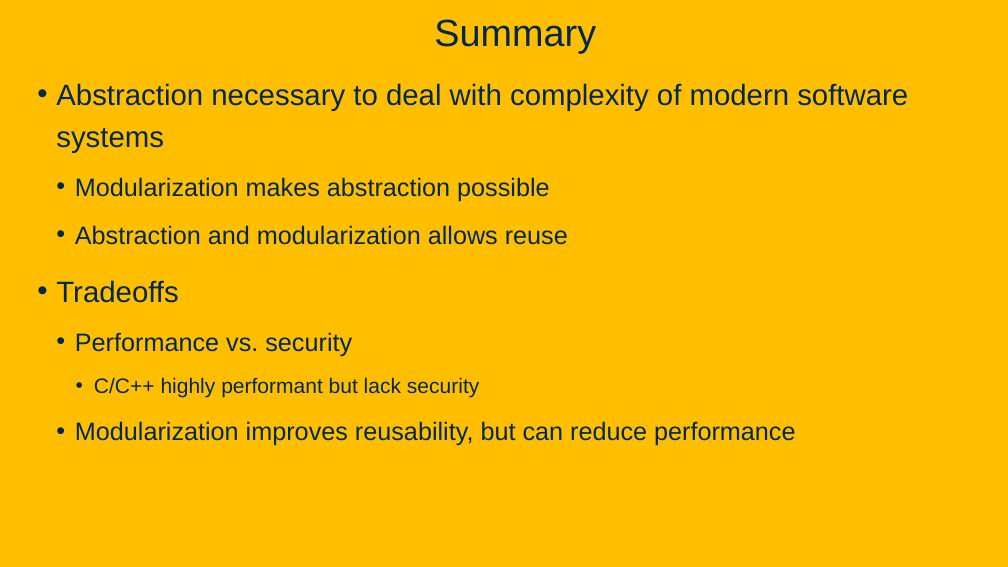
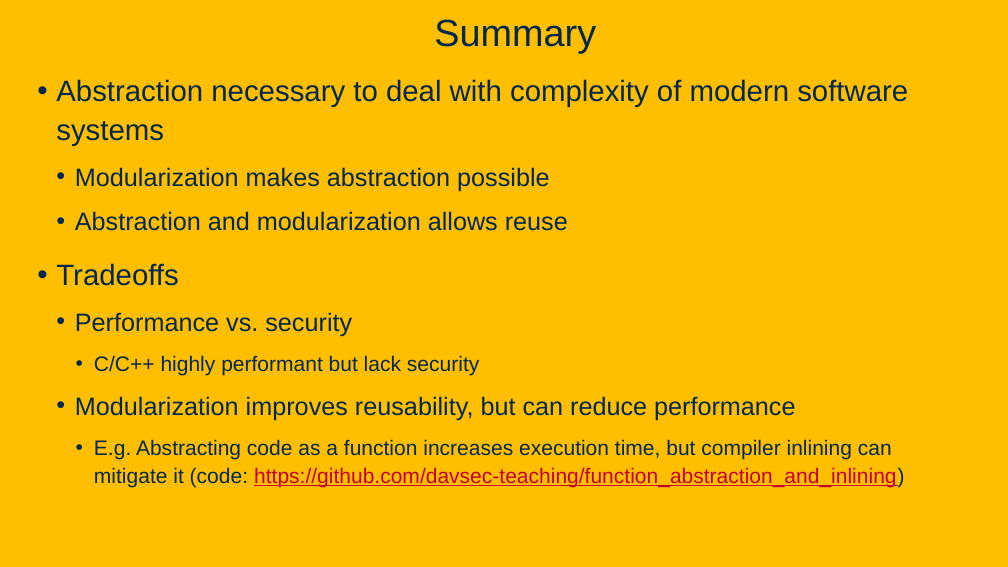
Before and after one commit to davsec-teaching/ECS160-Winter2025, a slide deck: slide 21 of slides/1_logistics_and_course_introduction.pptx. Drawn at 1008x567 pixels with LibreOffice and Linux fonts; fonts in the diff are those of the drawing; background and template pictures are left out. Boxes give left, top, right and bottom in pixels: in the first picture for what was removed or moved away, otherwise in the second. Text is boxed around its words. In the diff, an @@ line names an element or a change of style, - is before the commit and + after.

Commit message:
Updated slide-1 1) multiple presentation fixes 2) function abstraction and inlining repo link

```diff
--- a/slides/1_logistics_and_course_introduction.pptx
+++ b/slides/1_logistics_and_course_introduction.pptx
@@ text at [56,79,908,421]: line spacing 1.2 to 1.1 @@
@@ text at [94,439,904,487]: paragraph added @@
+    • E.g. Abstracting code as a function increases execution time, but compiler inlining can mitigate it (code: https://github.com/davsec-teaching/function_abstraction_and_inlining)
```
